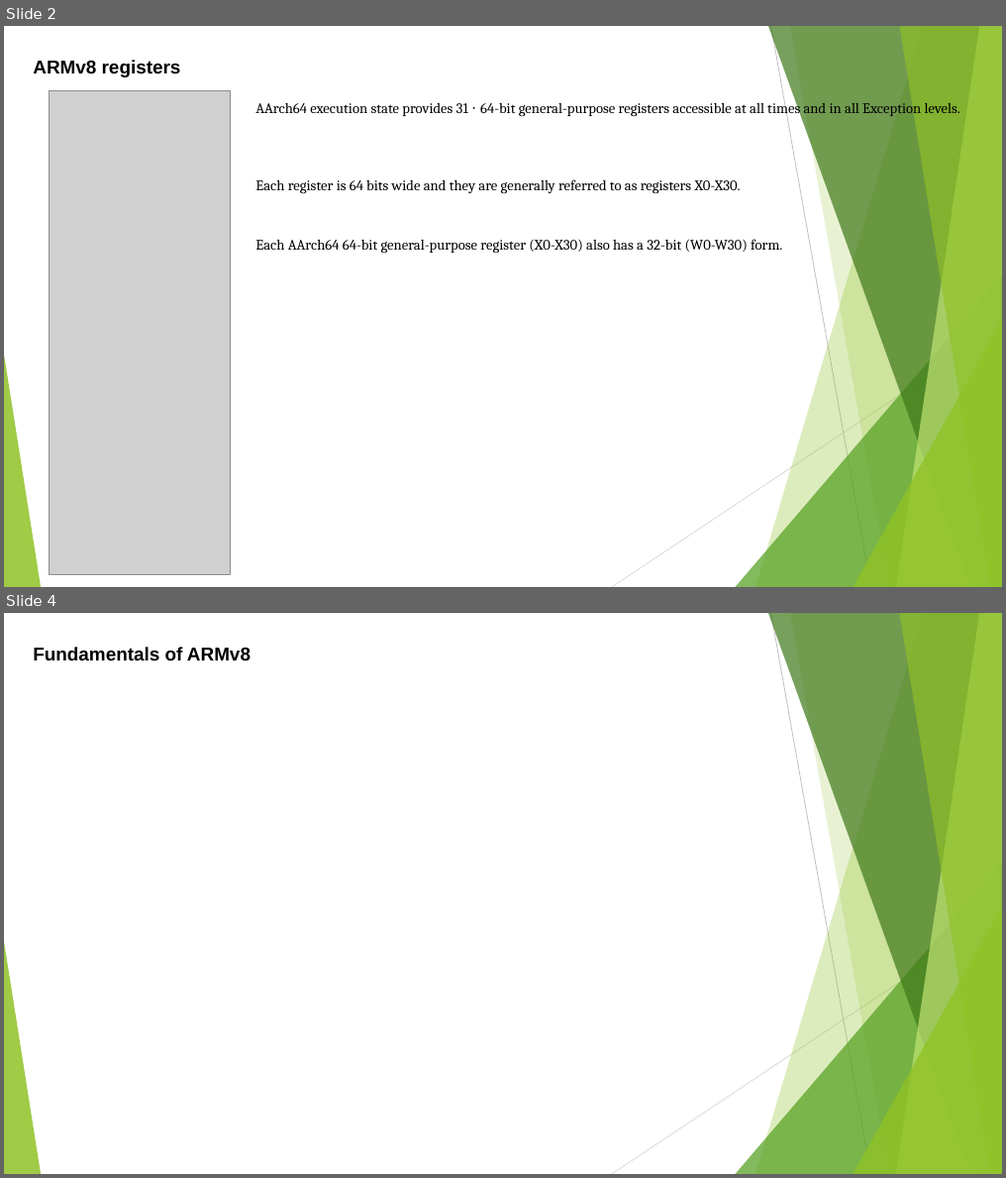
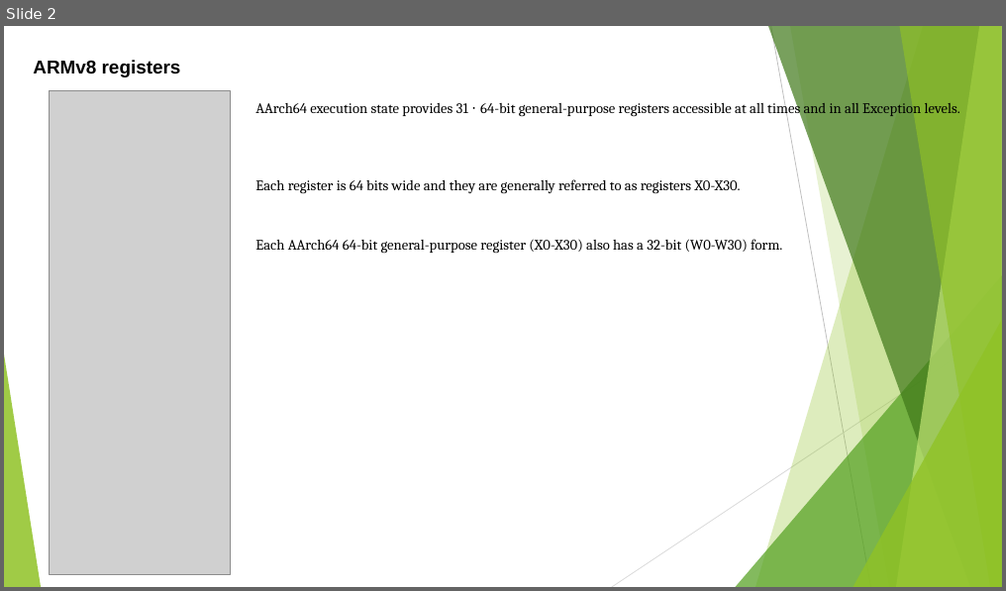
Before and after one commit to softwaresunleashed/ebook_writing, a slide deck: Presentations/ARM_PPTs/Ch4_ARMv8_Registers.pptx. Shown one above the other, each under a label of ours: slides 2 and 4 before the commit, slide 2 after it; the slides between them are not shown. The pictures are 1006x1178 and 1006x591 pixels, drawn with LibreOffice and Linux fonts; fonts in the diff are those of the drawing; grey boxes stand for pictures. Boxes give left, top, right and bottom in pixels: in the first picture for what was removed or moved away, otherwise in the second. Text is boxed around its words. In the diff, an @@ line names an element or a change of style, - is before the commit and + after.

```diff
--- a/Presentations/ARM_PPTs/Ch4_ARMv8_Registers.pptx
+++ b/Presentations/ARM_PPTs/Ch4_ARMv8_Registers.pptx
@@ slide 4 removed at box(4, 613, 1002, 1174), background #FFFFFF; not listed: 10 template elements that a slide beside it also shows @@
@@ text removed at box(33, 647, 251, 662) @@
-Fundamentals of ARMv8
```
Also in this commit, not shown: 1 slide changed, 15 slides added.
